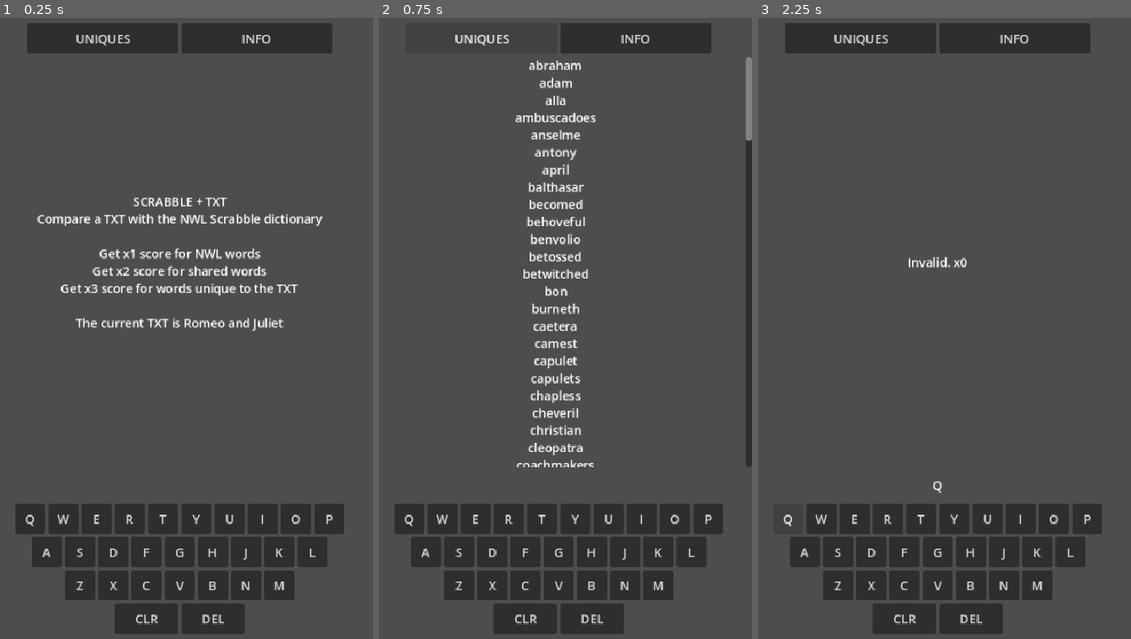
Above: before the commit, frames 1-3 (left to right).
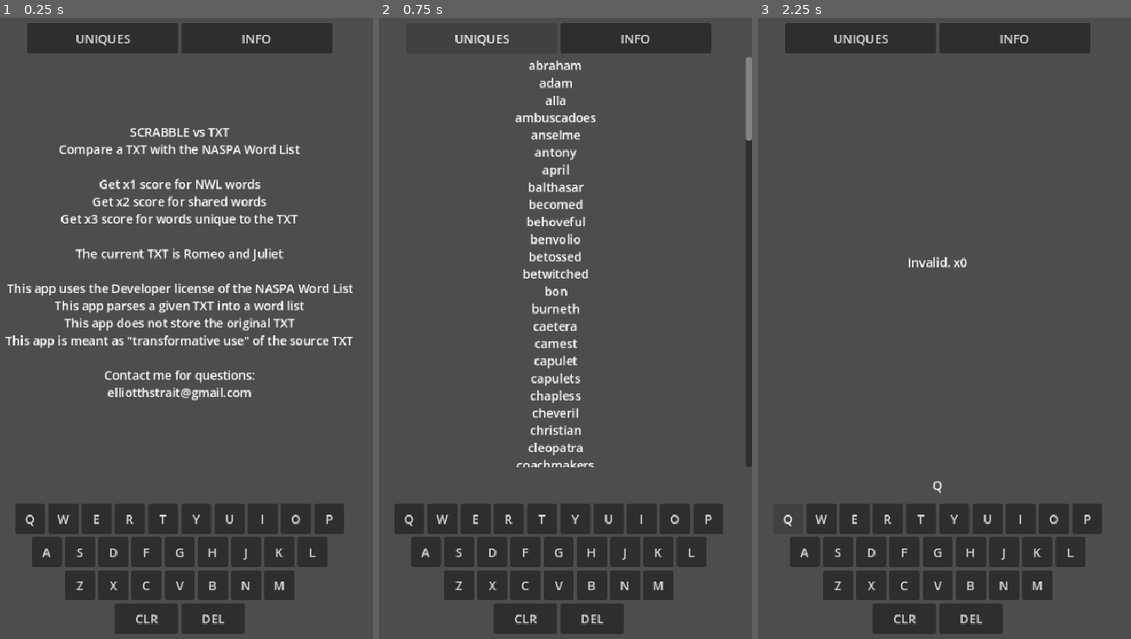
Above: after the commit, the same moments.

Repository: TastiestLemon/scrabble-vs-txt
Game: Godot game, scene res://MainMenu.tscn
Same seed, same stepped clock (60 frames per second), same inputs: the game is played once before the commit and once after it.
Inputs:
- Up to frame 1 (0.25 s): no input
- Up to frame 2 (0.75 s): click "UNIQUES" at 0.5 s
- Up to frame 3 (2.25 s): click "INFO" at 1.25 s; click "Q" at 2 s

The runs differ from the first frame. In frame 1, 6.6% of the frame differs, in the area x 1-95%, y 17-62%; in frame 2, nothing differs; in frame 3, nothing differs.

Commit message:
added more detail to the info page

Diff:
--- a/MainMenu.tscn
+++ b/MainMenu.tscn
@@ -44,14 +44,22 @@
 [node name="Output" type="RichTextLabel" parent="." unique_id=1565691876]
 layout_mode = 2
 size_flags_vertical = 3
-text = "SCRABBLE + TXT
-Compare a TXT with the NWL Scrabble dictionary
+text = "SCRABBLE vs TXT
+Compare a TXT with the NASPA Word List
 
 Get x1 score for NWL words
 Get x2 score for shared words
 Get x3 score for words unique to the TXT
 
-The current TXT is Romeo and Juliet"
+The current TXT is Romeo and Juliet
+
+This app uses the Developer license of the NASPA Word List
+This app parses a given TXT into a word list
+This app does not store the original TXT
+This app is meant as \"transformative use\" of the source TXT
+
+Contact me for questions:
+elliotthstrait@gmail.com"
 horizontal_alignment = 1
 vertical_alignment = 1
 
--- a/project.godot
+++ b/project.godot
@@ -10,7 +10,7 @@
 
 [application]
 
-config/name="ScrabblePDFer"
+config/name="ScrabbleVsTxt"
 config/description="Mix the Scrabble dictionary with a PDF of your choice"
 run/main_scene="uid://x1jf1nbh8bn1"
 config/features=PackedStringArray("4.6", "GL Compatibility")
Not shown, added: index.apple-touch-icon.png.import
Not shown, added: index.icon.png.import
Not shown, added: index.png.import
